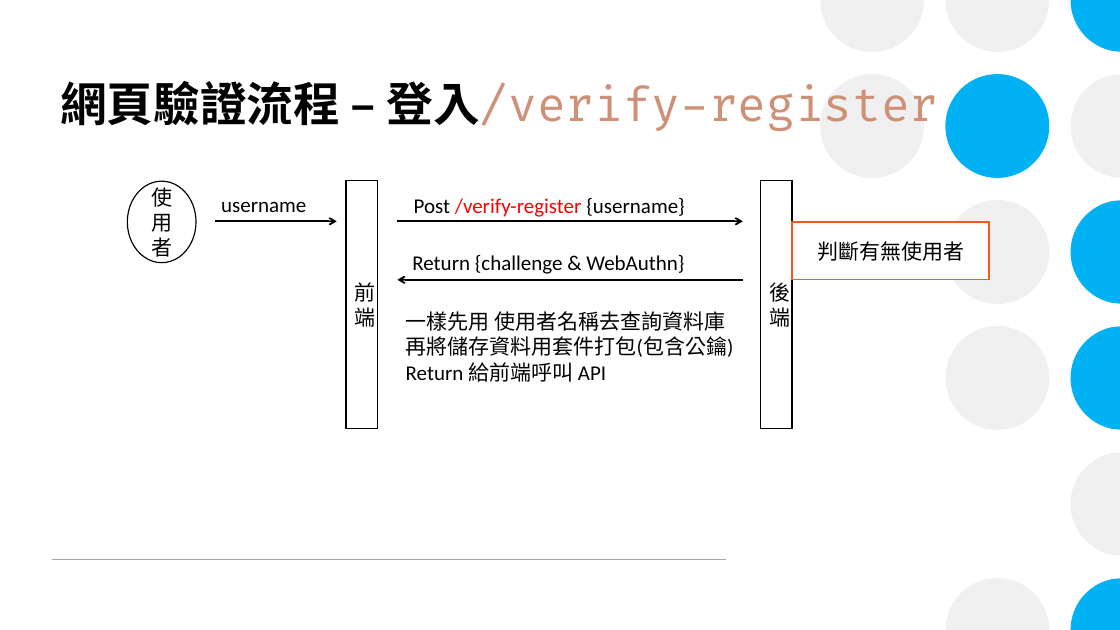
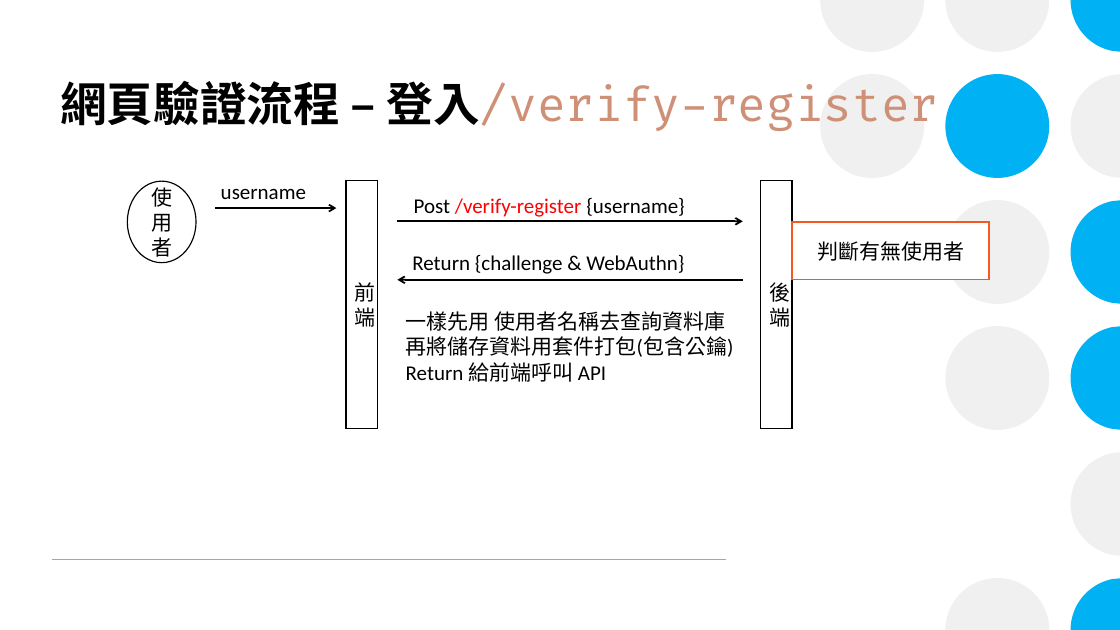
Before and after one commit to xiangerwu/Homework_Fido2, a slide deck: slide 7 of Yubico_Fido2_Demo介紹.pptx. Drawn at 1120x630 pixels with LibreOffice and Linux fonts; fonts in the diff are those of the drawing. Boxes give left, top, right and bottom in pixels: in the first picture for what was removed or moved away, otherwise in the second. Text is boxed around its words. In the diff, an @@ line names an element or a change of style, - is before the commit and + after.

```diff
--- a/Yubico_Fido2_Demo介紹.pptx
+++ b/Yubico_Fido2_Demo介紹.pptx
@@ text "username": place and size @@
-text "username" at <box>221,201,306,212</box>
+text "username" at <box>221,188,306,199</box>
@@ arrow moved from (215, 221) - (337, 221) to (215, 208) - (336, 208) @@
```
Also in this commit, not shown: 6 other slides changed, 2 slides added, 1 other file.
